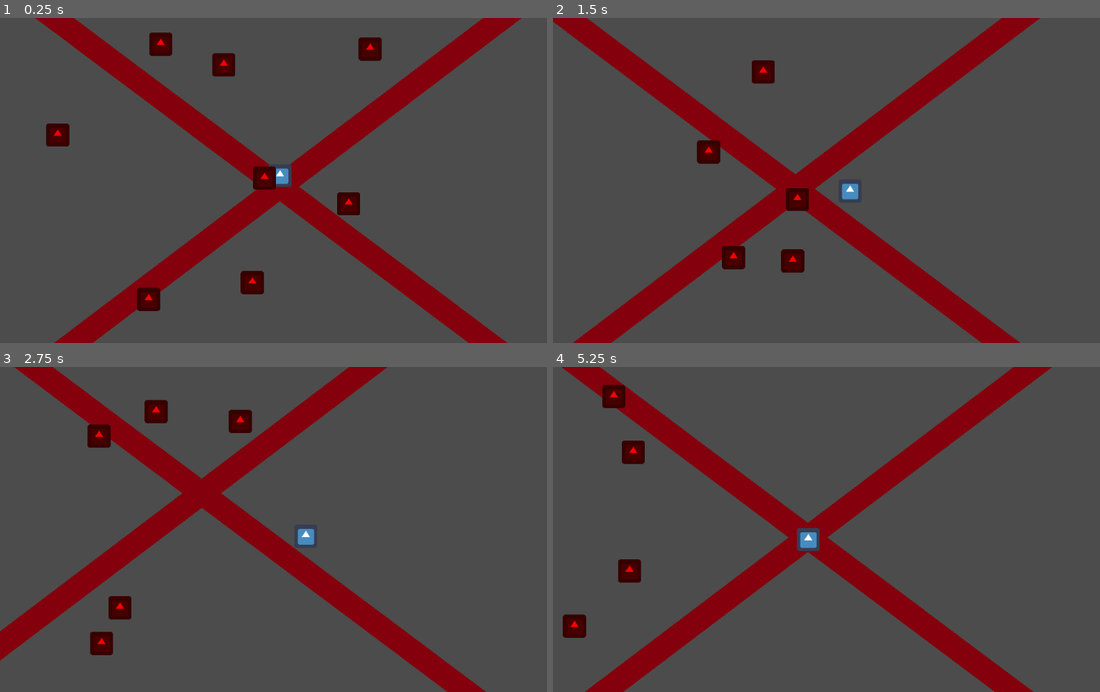
Above: before the commit, frames 1-4 (two rows, left to right).
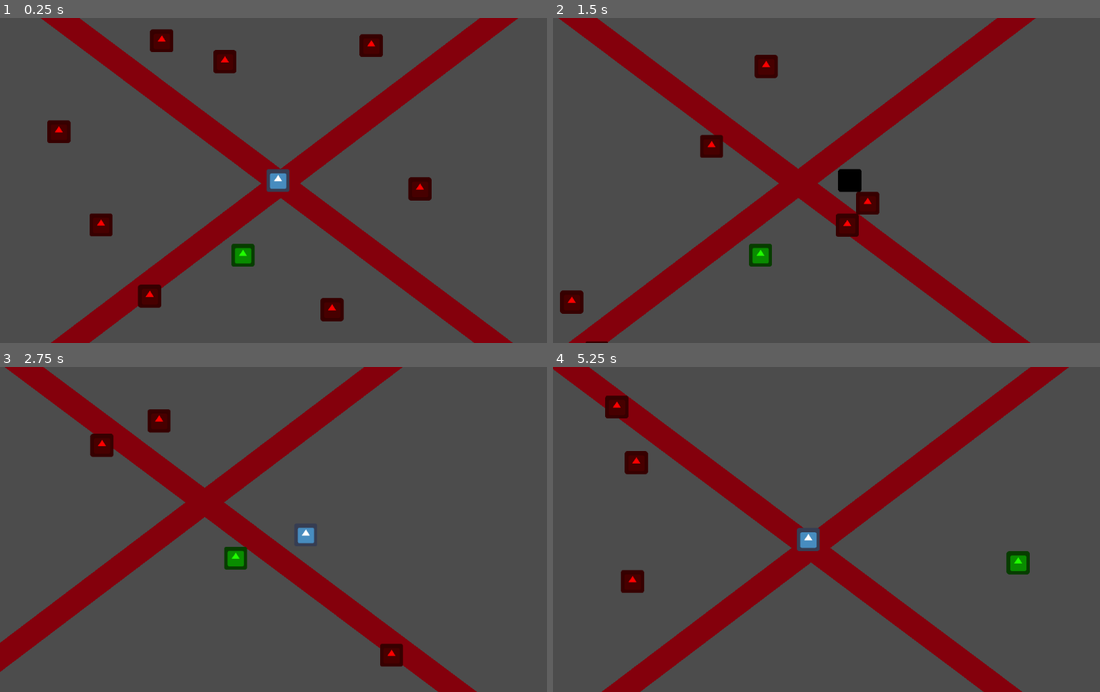
Above: after the commit, the same moments.

Repository: linkwin/NecroMansion
Game: Godot game, scene res://Maps/TestMap.tscn
Same seed, same stepped clock (60 frames per second), same inputs: the game is played once before the commit and once after it. The project has no main scene, so this scene is started directly. The engine's default icon, where the game draws it, is replaced by a stand-in: a white triangle on a blue panel in a dark square.
Inputs:
- Up to frame 1 (0.25 s): no input
- Up to frame 2 (1.5 s): hold D (move_right) 0.53-1.28 s; hold Space (summon, bound only after the commit) 0.53-1.28 s; hold S (move_back) from 1.28 s (still down); tap Space (summon, bound only after the commit) at 1.35 s
- Up to frame 3 (2.75 s): release S (move_back) at 2.03 s; hold D (move_right) from 2.03 s (still down); hold Space (summon, bound only after the commit) from 2.03 s (still down)
- Up to frame 4 (5.25 s): release D (move_right) at 2.78 s; release Space (summon, bound only after the commit) at 2.78 s; hold W (move_forward) 2.78-3.53 s; tap Space (summon, bound only after the commit) at 2.85, 4.35 s; hold Space (summon, bound only after the commit) 3.53-4.28 s; hold A (move_left) 3.53-5.03 s; hold S (move_back) from 5.03 s (still down); hold Space (summon, bound only after the commit) from 5.03 s (still down)

The runs differ from the first frame. In frame 1, 6.3% of the frame differs, in the area x 6-96%, y 0-100%; in frame 2, 8.1%; in frame 3, 10%; in frame 4, 11%, in the area x 0-95%, y 0-100%.

Commit message:
Add AI functions, health, familiar follow.

Diff:
--- a/Core/AI/AIController.gd
+++ b/Core/AI/AIController.gd
@@ -8,8 +8,25 @@
 	curr_move_dir = Vector2(rand_range(-1.0,1.0), rand_range(-1.0,1.0)).normalized()
 
 func _process(delta):
-	print(curr_move_dir)
 	character_ref.add_move_input(curr_move_dir)
 
 func _on_Timer_timeout():
+	character_ref.move_speed = character_ref.default_move_speed
 	curr_move_dir = Vector2(rand_range(-1.0,1.0), rand_range(-1.0,1.0)).normalized()
+
+func _on_CharacterBody_on_character_collision(collider):
+	if "Player" in collider.get_parent().name:
+		collider.get_node("Health").try_damage(1)
+		# move away from player
+		curr_move_dir = (character_ref.global_position - collider.global_position).normalized()
+		timer.start()
+
+func _on_OverlapSphere_body_entered(body):
+	if "Player" in body.get_parent().name:
+		curr_move_dir = (body.global_position - character_ref.global_position).normalized()
+		character_ref.move_speed *= 2
+		timer.stop()
+
+
+func _on_Health_death():
+	queue_free()
--- a/Core/AI/AIController.tscn
+++ b/Core/AI/AIController.tscn
@@ -1,7 +1,10 @@
-[gd_scene load_steps=3 format=2]
+[gd_scene load_steps=4 format=2]
 
 [ext_resource path="res://Core/Characters/Character.tscn" type="PackedScene" id=1]
 [ext_resource path="res://Core/AI/AIController.gd" type="Script" id=2]
+
+[sub_resource type="CircleShape2D" id=1]
+radius = 177.181
 
 [node name="BotRoot" type="Node2D"]
 script = ExtResource( 2 )
@@ -11,10 +14,18 @@
 [node name="AnimatedSprite" parent="CharacterBody" index="1"]
 modulate = Color( 1, 0, 0, 1 )
 
+[node name="OverlapSphere" type="Area2D" parent="CharacterBody"]
+
+[node name="CollisionShape2D" type="CollisionShape2D" parent="CharacterBody/OverlapSphere"]
+shape = SubResource( 1 )
+
 [node name="Timer" type="Timer" parent="."]
 wait_time = 2.0
 autostart = true
 
+[connection signal="on_character_collision" from="CharacterBody" to="." method="_on_CharacterBody_on_character_collision"]
+[connection signal="death" from="CharacterBody/Health" to="." method="_on_Health_death"]
+[connection signal="body_entered" from="CharacterBody/OverlapSphere" to="." method="_on_OverlapSphere_body_entered"]
 [connection signal="timeout" from="Timer" to="." method="_on_Timer_timeout"]
 
 [editable path="CharacterBody"]
--- a/Core/Characters/Character.tscn
+++ b/Core/Characters/Character.tscn
@@ -1,9 +1,11 @@
-[gd_scene load_steps=5 format=2]
+[gd_scene load_steps=6 format=2]
 
 [ext_resource path="res://Core/Characters/CharacterMovement.gd" type="Script" id=1]
 [ext_resource path="res://icon.png" type="Texture" id=2]
+[ext_resource path="res://Core/Health.tscn" type="PackedScene" id=3]
 
-[sub_resource type="CircleShape2D" id=1]
+[sub_resource type="RectangleShape2D" id=3]
+extents = Vector2( 31.5, 31 )
 
 [sub_resource type="SpriteFrames" id=2]
 animations = [ {
@@ -17,7 +19,10 @@
 script = ExtResource( 1 )
 
 [node name="CollisionShape2D" type="CollisionShape2D" parent="."]
-shape = SubResource( 1 )
+position = Vector2( -0.5, 0 )
+shape = SubResource( 3 )
 
 [node name="AnimatedSprite" type="AnimatedSprite" parent="."]
 frames = SubResource( 2 )
+
+[node name="Health" parent="." instance=ExtResource( 3 )]
--- a/Core/Characters/CharacterMovement.gd
+++ b/Core/Characters/CharacterMovement.gd
@@ -1,7 +1,10 @@
 extends KinematicBody2D
+
+signal on_character_collision(collider)
 
 var move_dir = Vector2.ZERO
 
+export var default_move_speed = 12000
 var move_speed = 12000
 var move_acc = 12
 var friction = 1000
@@ -33,6 +36,11 @@
 
 	velocity = move_and_slide(move_update_vel)
 
+	for i in get_slide_count():
+		var collision = get_slide_collision(i)
+		if "Character" in collision.collider.name:
+			emit_signal("on_character_collision", collision.collider)
+
 func _approx_equal(a,b,tol=0.0001):
 	var diff = Vector2(a.x - b.x, a.y - b.y)
 	return diff.x <= tol and diff.y <= tol
--- /dev/null
+++ b/Core/Familiar/FamiliarBot.gd
@@ -0,0 +1,65 @@
+extends Node2D
+
+onready var character_ref = $CharacterBody
+
+var bot_state = Global.BOT_STATE.IDLE
+
+var player_ref
+
+var curr_move_dir = Vector2.ZERO
+
+var player_in_range = false
+
+var player_controlled = false
+
+func try_summon(player):
+	player_ref = player
+
+func _process(delta):
+	if Input.get_action_strength("summon") != 0 and player_in_range:
+		player_controlled = true
+		bot_state = Global.BOT_STATE.FOLLOW
+
+	if player_ref and player_controlled:
+		match bot_state:
+			Global.BOT_STATE.FOLLOW:
+				if (player_ref.global_position - character_ref.global_position).length() > 200:
+					curr_move_dir = (player_ref.global_position - character_ref.global_position).normalized()
+
+
+	character_ref.add_move_input(curr_move_dir)
+
+func _on_Health_death():
+	player_ref = null
+	queue_free()
+
+func _on_OverlapSphere_body_entered(body):
+	if "Player" in body.get_parent().name and not player_controlled:
+		# Show interact prompt
+		$InteractIcon.visible = true
+		player_in_range = true
+		player_ref = body
+	if "Bot" in body.get_parent().name and _can_attack():
+		# attack bot
+		bot_state = Global.BOT_STATE.ATTACK
+		curr_move_dir = (body.global_position - character_ref.global_position).normalized()
+		character_ref.move_speed *= 2
+
+func _can_attack():
+	return bot_state == Global.BOT_STATE.IDLE or bot_state == Global.BOT_STATE.FOLLOW \
+		and player_controlled
+
+func _on_OverlapSphere_body_exited(body):
+	if "Player" in body.get_parent().name:
+		$InteractIcon.visible = false
+		player_in_range = false
+		if not player_controlled:
+			player_ref = null
+
+
+func _on_CharacterBody_on_character_collision(collider):
+	if "Bot" in collider.get_parent().name:
+		if bot_state == Global.BOT_STATE.ATTACK:
+			collider.get_node("Health").try_damage(1)
+			bot_state = Global.BOT_STATE.FOLLOW
+			character_ref.move_speed = character_ref.default_move_speed
--- /dev/null
+++ b/Core/Familiar/FamiliarBot.tscn
@@ -0,0 +1,39 @@
+[gd_scene load_steps=4 format=2]
+
+[ext_resource path="res://Core/Characters/Character.tscn" type="PackedScene" id=1]
+[ext_resource path="res://Core/Familiar/FamiliarBot.gd" type="Script" id=2]
+
+[sub_resource type="CircleShape2D" id=1]
+radius = 133.034
+
+[node name="Familiar" type="Node2D"]
+script = ExtResource( 2 )
+
+[node name="CharacterBody" parent="." instance=ExtResource( 1 )]
+
+[node name="AnimatedSprite" parent="CharacterBody" index="1"]
+modulate = Color( 0.12549, 1, 0, 1 )
+
+[node name="OverlapSphere" type="Area2D" parent="."]
+
+[node name="CollisionShape2D" type="CollisionShape2D" parent="OverlapSphere"]
+shape = SubResource( 1 )
+
+[node name="CanvasLayer" type="CanvasLayer" parent="."]
+
+[node name="InteractIcon" type="Label" parent="."]
+visible = false
+anchor_right = 0.012
+margin_left = -26.145
+margin_top = -60.0
+margin_right = 18.855
+margin_bottom = -46.0
+text = "[space]"
+align = 1
+
+[connection signal="on_character_collision" from="CharacterBody" to="." method="_on_CharacterBody_on_character_collision"]
+[connection signal="death" from="CharacterBody/Health" to="." method="_on_Health_death"]
+[connection signal="body_entered" from="OverlapSphere" to="." method="_on_OverlapSphere_body_entered"]
+[connection signal="body_exited" from="OverlapSphere" to="." method="_on_OverlapSphere_body_exited"]
+
+[editable path="CharacterBody"]
--- /dev/null
+++ b/Core/Health.gd
@@ -0,0 +1,19 @@
+extends Node2D
+
+signal death
+
+var curr_health
+
+var max_health = 1
+
+func _ready():
+	curr_health = max_health
+
+func try_damage(damage_amm):
+	curr_health -= damage_amm
+
+	if curr_health <= 0:
+		emit_signal("death")
+	get_parent().modulate = Color.black
+	yield(get_tree().create_timer(0.5), "timeout")
+	get_parent().modulate = Color.white
--- /dev/null
+++ b/Core/Health.tscn
@@ -0,0 +1,6 @@
+[gd_scene load_steps=2 format=2]
+
+[ext_resource path="res://Core/Health.gd" type="Script" id=1]
+
+[node name="Health" type="Node2D"]
+script = ExtResource( 1 )
--- a/Core/Player/PlayerController.gd
+++ b/Core/Player/PlayerController.gd
@@ -16,3 +16,10 @@
 func _is_input_held():
 	return Input.get_action_strength("move_right") != 0 or Input.get_action_strength("move_left") != 0 \
 		or Input.get_action_strength("move_back") != 0 or Input.get_action_strength("move_forward") != 0
+
+
+func _on_CharacterBody_on_character_collision(collider):
+	collider.get_node("Health").try_damage(1)
+
+func _on_Health_death():
+	print("You Dead")
--- a/Core/Player/PlayerController.tscn
+++ b/Core/Player/PlayerController.tscn
@@ -7,3 +7,7 @@
 script = ExtResource( 2 )
 
 [node name="CharacterBody" parent="." instance=ExtResource( 1 )]
+
+[connection signal="death" from="CharacterBody/Health" to="." method="_on_Health_death"]
+
+[editable path="CharacterBody"]
--- /dev/null
+++ b/Core/global.gd
@@ -0,0 +1,3 @@
+extends Node
+
+enum BOT_STATE {IDLE, PATROL, WANDER, FOLLOW, ATTACK}
--- a/Maps/TestMap.tscn
+++ b/Maps/TestMap.tscn
@@ -1,7 +1,8 @@
-[gd_scene load_steps=5 format=2]
+[gd_scene load_steps=6 format=2]
 
 [ext_resource path="res://Core/Player/PlayerController.tscn" type="PackedScene" id=1]
 [ext_resource path="res://Core/AI/AIController.tscn" type="PackedScene" id=2]
+[ext_resource path="res://Core/Familiar/FamiliarBot.tscn" type="PackedScene" id=3]
 
 [sub_resource type="RectangleShape2D" id=1]
 extents = Vector2( 112.5, 753 )
@@ -41,6 +42,7 @@
 editor_draw_limits = true
 
 [node name="BotRoot" parent="." instance=ExtResource( 2 )]
+position = Vector2( -465, 83 )
 
 [node name="BotRoot2" parent="." instance=ExtResource( 2 )]
 position = Vector2( -366, -400 )
@@ -52,13 +54,13 @@
 position = Vector2( 238, -331 )
 
 [node name="BotRoot5" parent="." instance=ExtResource( 2 )]
-position = Vector2( 235, 27 )
+position = Vector2( 429, -5 )
 
 [node name="BotRoot6" parent="." instance=ExtResource( 2 )]
 position = Vector2( -131, -373 )
 
 [node name="BotRoot7" parent="." instance=ExtResource( 2 )]
-position = Vector2( -83, 318 )
+position = Vector2( 134, 402 )
 
 [node name="BotRoot8" parent="." instance=ExtResource( 2 )]
 position = Vector2( -570, -105 )
@@ -89,4 +91,8 @@
 position = Vector2( 1, -836 )
 shape = SubResource( 2 )
 
+[node name="Familiar" parent="." instance=ExtResource( 3 )]
+position = Vector2( -97, 207 )
+
 [editable path="PlayerRoot"]
+[editable path="PlayerRoot/CharacterBody"]
--- a/project.godot
+++ b/project.godot
@@ -12,6 +12,10 @@
 
 config/name="NecroMansion"
 config/icon="res://icon.png"
+
+[autoload]
+
+Global="*res://Core/global.gd"
 
 [gui]
 
@@ -43,6 +47,13 @@
 , Object(InputEventJoypadButton,"resource_local_to_scene":false,"resource_name":"","device":0,"button_index":13,"pressure":0.0,"pressed":false,"script":null)
  ]
 }
+summon={
+"deadzone": 0.5,
+"events": [ Object(InputEventKey,"resource_local_to_scene":false,"resource_name":"","device":0,"alt":false,"shift":false,"control":false,"meta":false,"command":false,"pressed":false,"scancode":32,"physical_scancode":0,"unicode":0,"echo":false,"script":null)
+, Object(InputEventJoypadButton,"resource_local_to_scene":false,"resource_name":"","device":0,"button_index":0,"pressure":0.0,"pressed":false,"script":null)
+ ]
+}
+
 [mono]
 
 project/assembly_name="NecroMansion"
